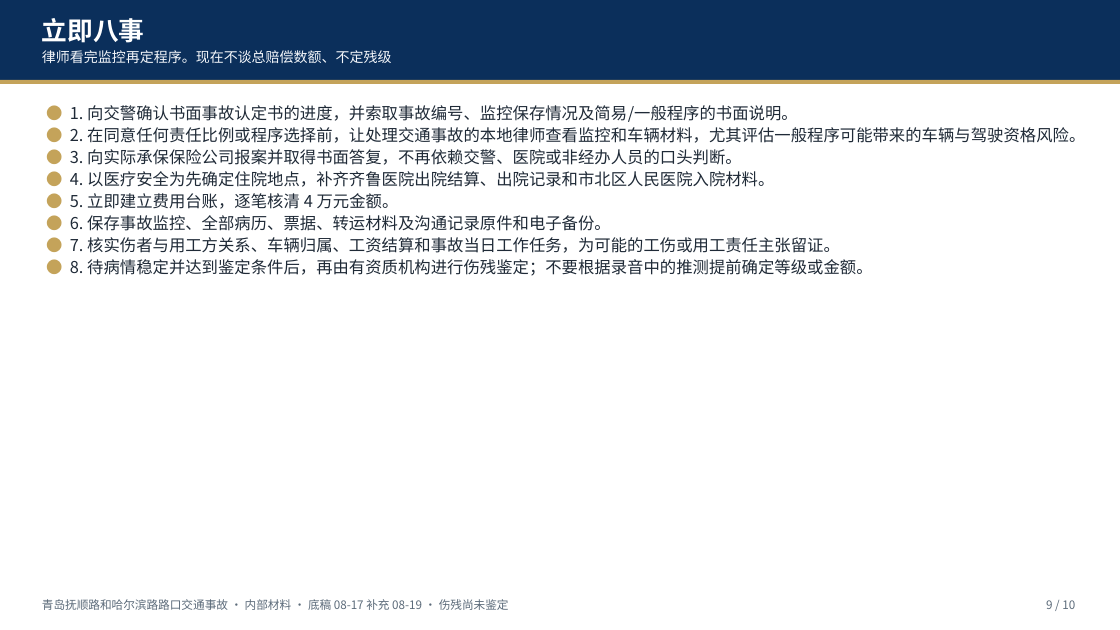
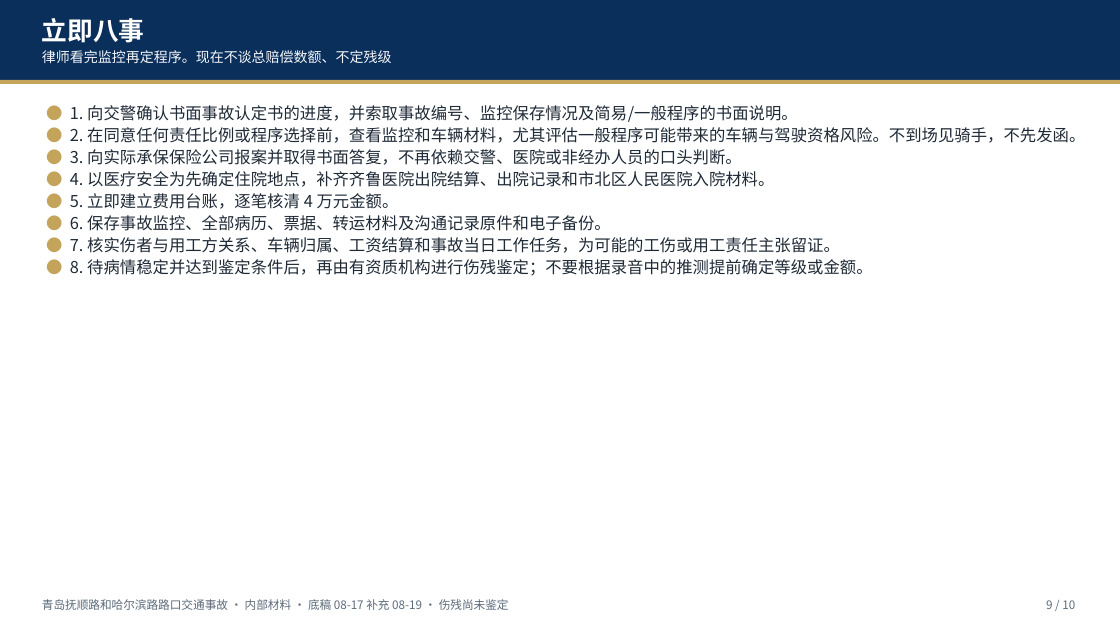
Before and after one commit to hujigang2010-maker/AIDEN, a slide deck: slide 9 of deliverables/青岛抚顺路和哈尔滨路路口交通事故_伤情与伤残简报_20260817.pptx. Drawn at 1120x630 pixels with LibreOffice and Linux fonts; fonts in the diff are those of the drawing. Boxes give left, top, right and bottom in pixels: in the first picture for what was removed or moved away, otherwise in the second. Text is boxed around its words. In the diff, an @@ line names an element or a change of style, - is before the commit and + after.

```diff
--- a/deliverables/青岛抚顺路和哈尔滨路路口交通事故_伤情与伤残简报_20260817.pptx
+++ b/deliverables/青岛抚顺路和哈尔滨路路口交通事故_伤情与伤残简报_20260817.pptx
@@ text at [70, 127, 1085, 143]: text changed @@
-● 2. 在同意任何责任比例或程序选择前，让处理交通事故的本地律师查看监控和车辆材料，尤其评估一般程序可能带来的车辆与驾驶资格风险。
+● 2. 在同意任何责任比例或程序选择前，查看监控和车辆材料，尤其评估一般程序可能带来的车辆与驾驶资格风险。不到场见骑手，不先发函。
```
Also in this commit, not shown: 21 other files.
